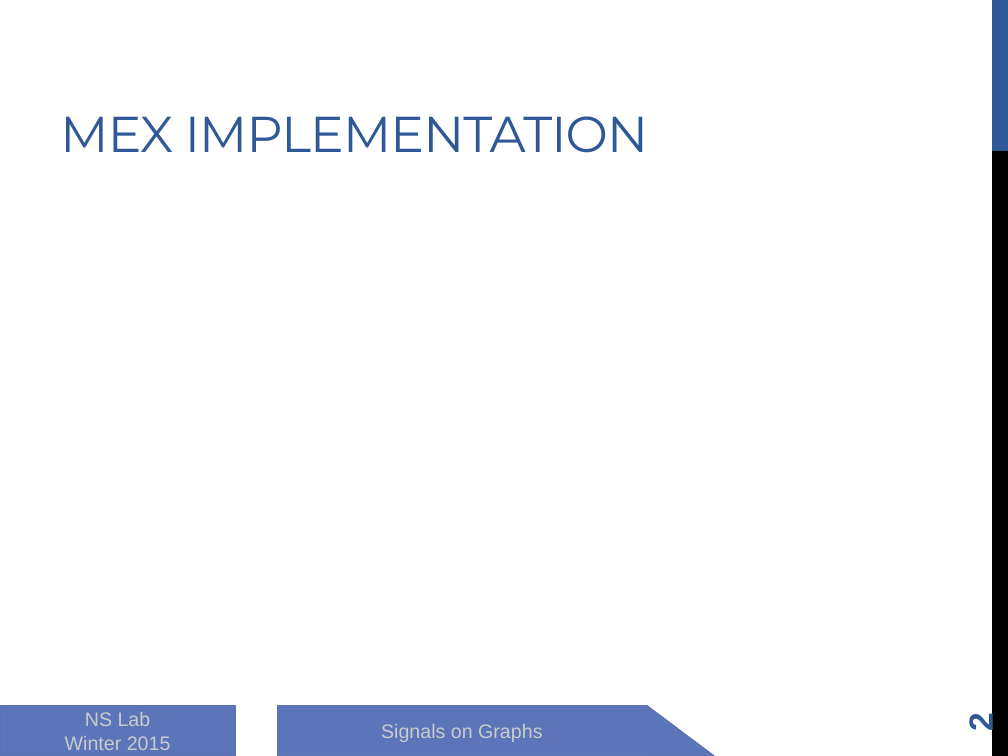
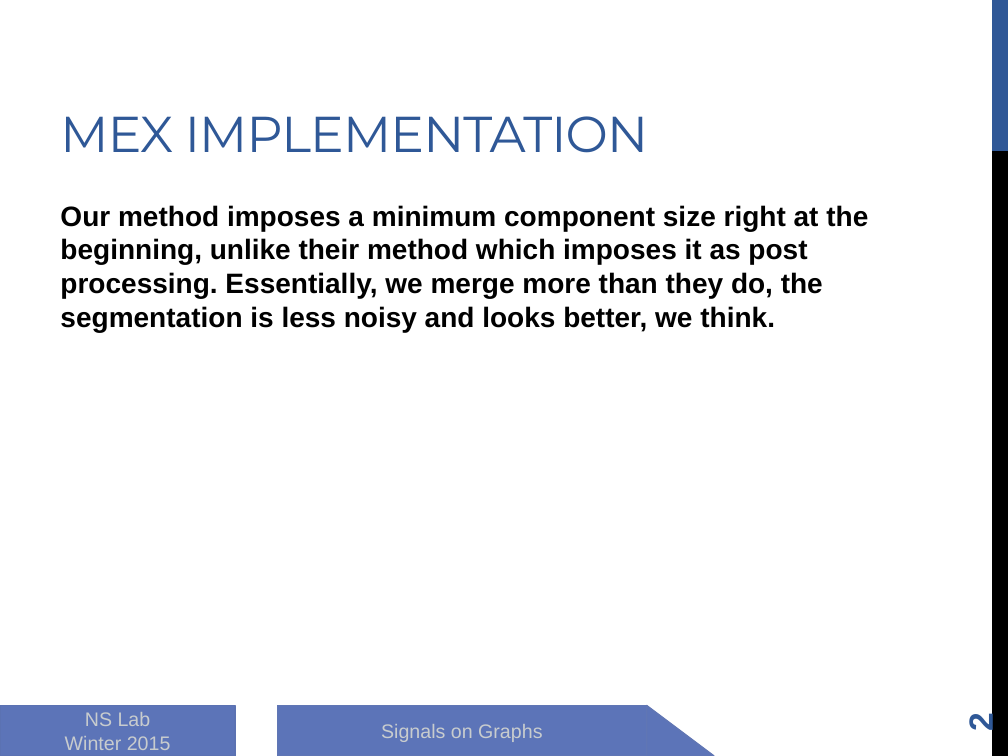
Before and after one commit to zhongguomeng/graph-based-segmentation, a slide deck: slide 2 of 8_report/presentation.pptx. Drawn at 1008x756 pixels with LibreOffice and Linux fonts; fonts in the diff are those of the drawing. Boxes give left, top, right and bottom in pixels: in the first picture for what was removed or moved away, otherwise in the second. Text is boxed around its words. In the diff, an @@ line names an element or a change of style, - is before the commit and + after.

```diff
--- a/8_report/presentation.pptx
+++ b/8_report/presentation.pptx
@@ text added at [60, 205, 868, 332], 20 pt, text #000000, bold @@
+Our method imposes a minimum component size right at the beginning, unlike their method which imposes it as post processing. Essentially, we merge more than they do, the segmentation is less noisy and looks better, we think.
```
Also in this commit, not shown: 1 other slide changed, 5 other files.
